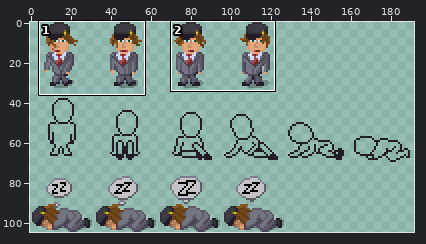
Sprite sheet, stored at src/game/sprites/data/cfe-reb-drunk.png. Above, an overview of the earlier version with the close-up marked.
Close-up. Old version:
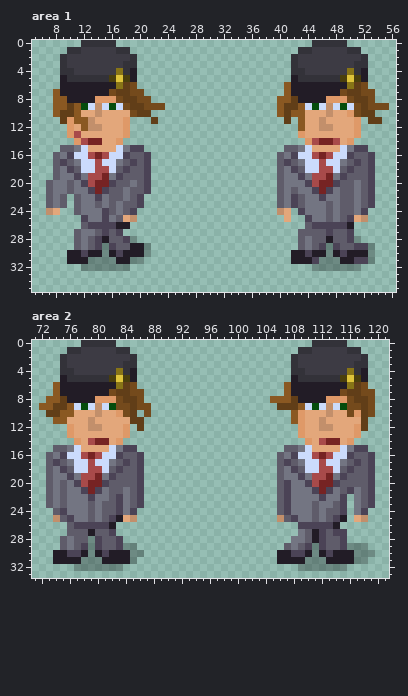
The file is 192x105 pixels. Colours within 5 levels of each other are drawn and written as one. Shown: area 1: x 5..56, y 0..35; area 2: x 71..121, y 0..33.
The same view after the edit:
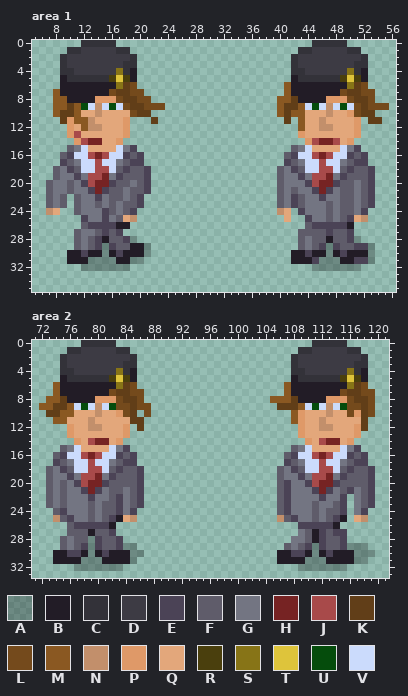
Palette (. is transparent): A #00000046  B #221c26  C #333239  D #3d3b44  E #4b4356  F #5f5c6a  G #737582  H #762323  J #a84a4a  K #613e18  L #744a1c  M #8a5822  N #c28f6b  P #df9968  Q #e3a77b  R #4a3f0d  S #877417  T #dec43b  U #054c0c  V #cbdbfc
Log entry: Leaner shoulders for drunk animation as well
What changed:
{"where": "area 1"}
{"y":15,"x":9,"old":"F","new":"."}
{"y":15,"x":20,"old":"E","new":"."}
{"y":15,"x":41,"old":"F","new":"."}
{"y":15,"x":52,"old":"E","new":"."}
{"y":16,"x":8,"old":"FG","new":".F"}
{"y":16,"x":20,"old":"FE","new":"E."}
{"y":16,"x":40,"old":"FG","new":".F"}
{"y":16,"x":52,"old":"FE","new":"E."}
{"y":17,"x":8,"old":"F","new":"."}
{"y":17,"x":20,"old":"FE","new":"E."}
{"y":17,"x":40,"old":"F","new":"."}
{"y":17,"x":52,"old":"FE","new":"E."}
{"where": "area 2"}
{"y":15,"x":74,"old":"F","new":"."}
{"y":15,"x":85,"old":"E","new":"."}
{"y":15,"x":107,"old":"F","new":"."}
{"y":15,"x":118,"old":"E","new":"."}
{"y":16,"x":73,"old":"FG","new":".F"}
{"y":16,"x":85,"old":"FE","new":"E."}
{"y":16,"x":106,"old":"FG","new":".F"}
{"y":16,"x":118,"old":"FE","new":"E."}
{"y":17,"x":73,"old":"F","new":"."}
{"y":17,"x":85,"old":"FE","new":"E."}
{"y":17,"x":106,"old":"F","new":"."}
{"y":17,"x":118,"old":"FE","new":"E."}
{"label":"changed","picture_box":[53,145,67,166]}
{"label":"changed","picture_box":[137,145,151,166]}
{"label":"changed","picture_box":[277,145,291,166]}
{"label":"changed","picture_box":[361,145,375,166]}
{"label":"changed","picture_box":[46,445,60,466]}
{"label":"changed","picture_box":[130,445,144,466]}
{"label":"changed","picture_box":[277,445,291,466]}
{"label":"changed","picture_box":[361,445,375,466]}
